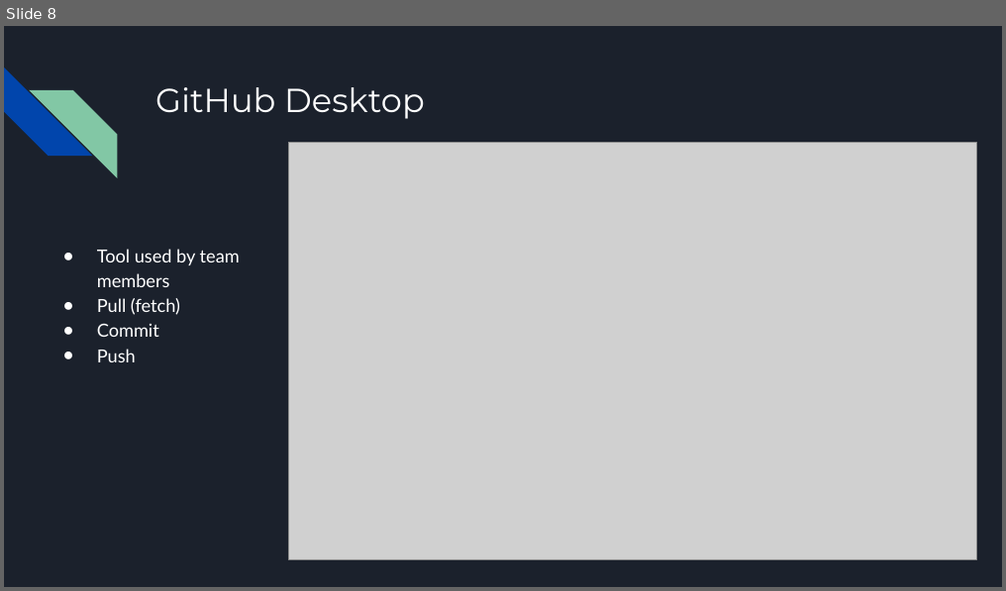
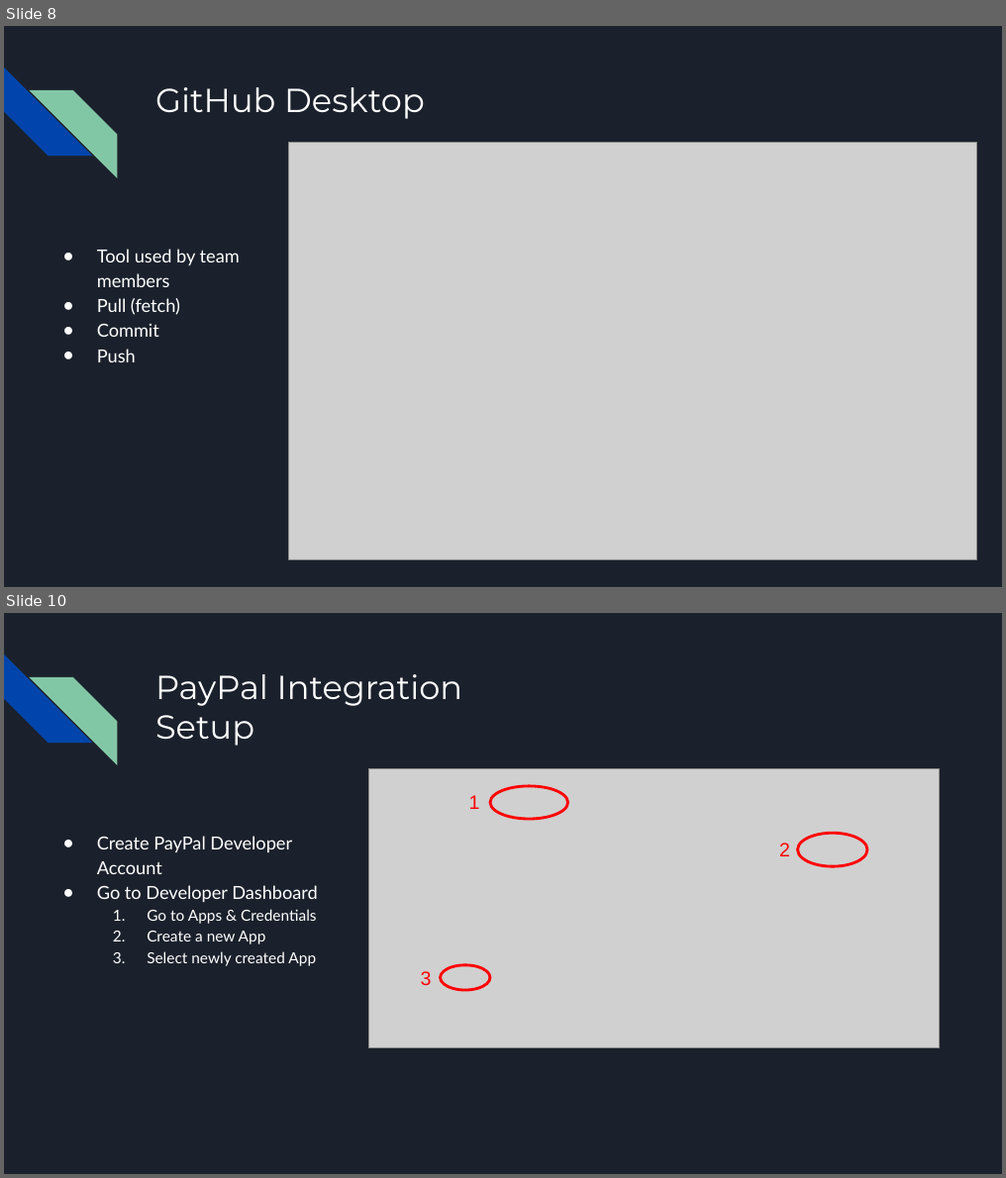
Before and after one commit to sjasthi/learnandhelp, a slide deck: docs/ics499_(Developer_Manual)_spring_24_alligators_learn_and_help.pptx. Shown one above the other, each under a label of ours: slide 8 before the commit, slides 8 and 10 after it; the slides between them are not shown. The pictures are 1006x591 and 1006x1178 pixels, drawn with LibreOffice and Linux fonts; fonts in the diff are those of the drawing; grey boxes stand for pictures. Boxes give left, top, right and bottom in pixels: in the first picture for what was removed or moved away, otherwise in the second. Text is boxed around its words. In the diff, an @@ line names an element or a change of style, - is before the commit and + after.

```diff
--- a/docs/ics499_(Developer_Manual)_spring_24_alligators_learn_and_help.pptx
+++ b/docs/ics499_(Developer_Manual)_spring_24_alligators_learn_and_help.pptx
@@ slide 10 added at (x1=4, y1=613, x2=1002, y2=1174), background #1B212C; not listed: 2 template elements that a slide beside it also shows @@
@@ title added at (x1=155, y1=674, x2=462, y2=746), 24 pt, text #FFFFFF @@
+PayPal Integration Setup
@@ picture added at (x1=369, y1=768, x2=939, y2=1048) @@
@@ ellipse added at (x1=490, y1=785, x2=568, y2=819), outline #FF0000 2 pt @@
@@ text added at (x1=469, y1=795, x2=480, y2=809), 14 pt, text #FF0000 @@
+1
@@ text added at (x1=97, y1=836, x2=318, y2=966), 11 pt, text #FFFFFF @@
+● Create PayPal Developer Account
+● Go to Developer Dashboard
+  1. Go to Apps & Credentials
+  2. Create a new App
+  3. Select newly created App
@@ text added at (x1=779, y1=843, x2=790, y2=857), 14 pt, text #FF0000 @@
+2
@@ ellipse added at (x1=797, y1=833, x2=867, y2=866), outline #FF0000 2 pt @@
@@ ellipse added at (x1=440, y1=965, x2=490, y2=990), outline #FF0000 2 pt @@
@@ text added at (x1=421, y1=971, x2=432, y2=985), 14 pt, text #FF0000 @@
+3
```
Also in this commit, not shown: 1 slide changed, 3 other slides added.
